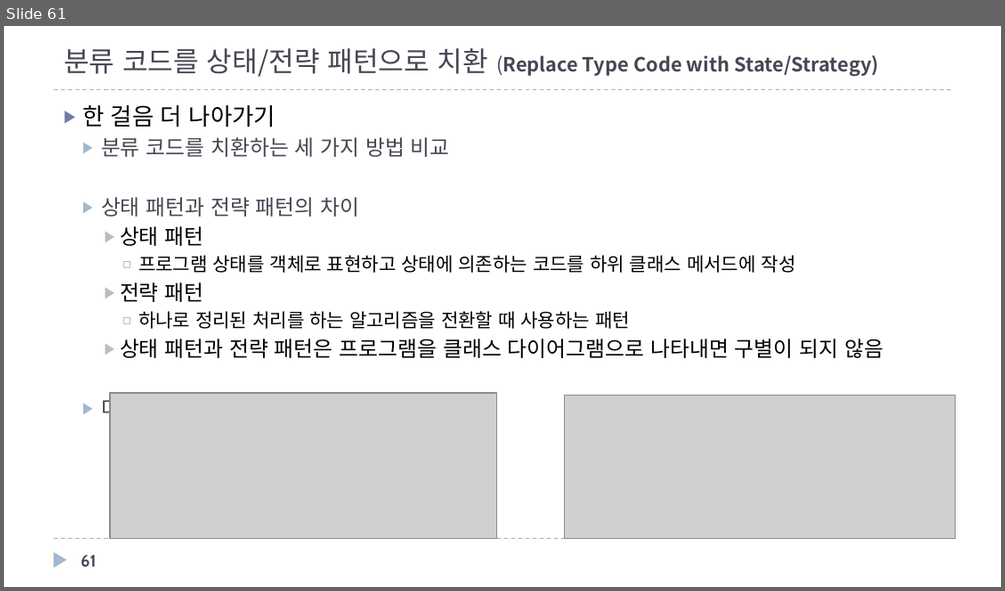
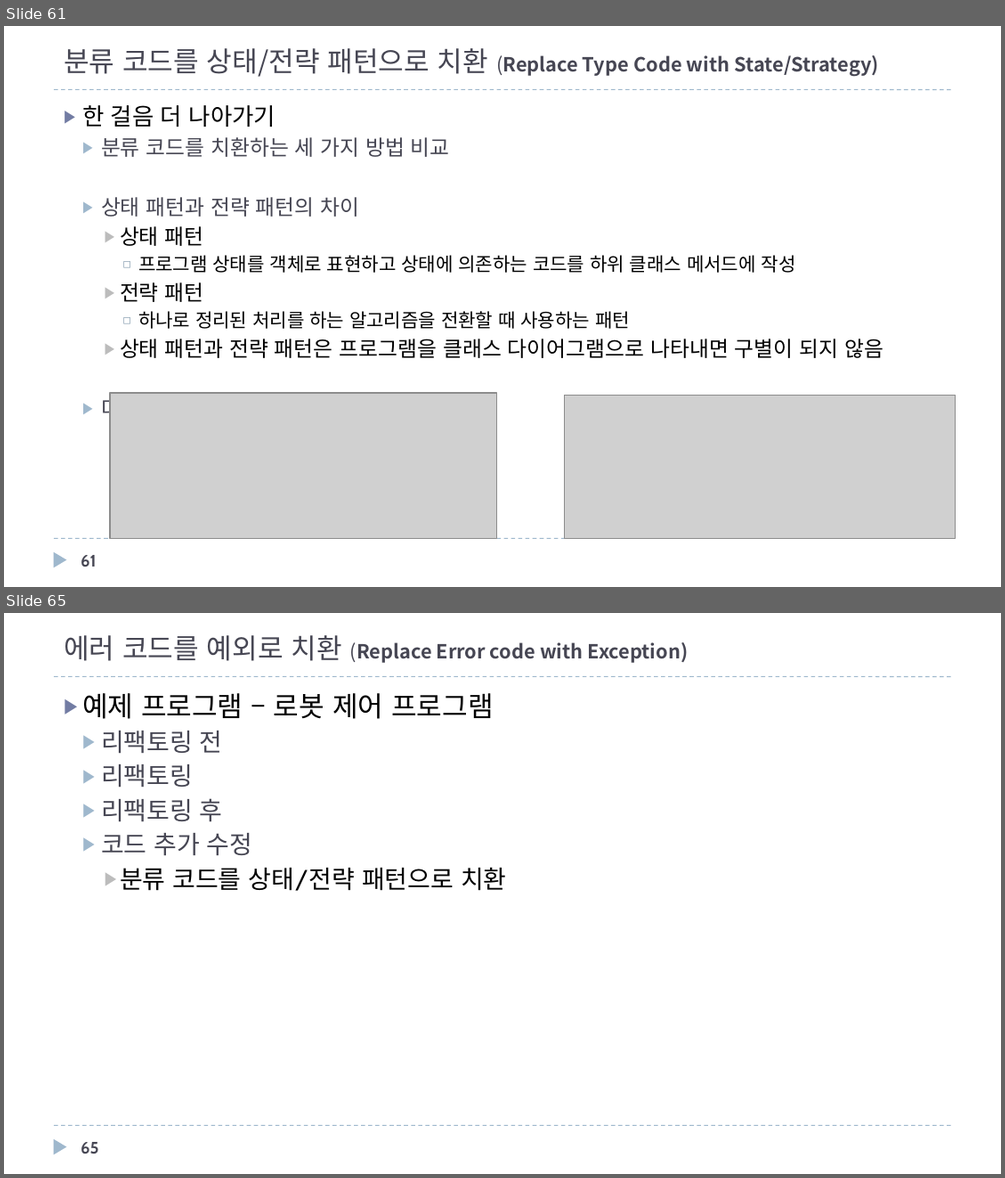
Before and after one commit to mkgungor/refactoring_java, a slide deck: ppt/자바로 배우는 리팩토링 입문.pptx. Shown one above the other, each under a label of ours: slide 61 before the commit, slides 61 and 65 after it; the slides between them are not shown. The pictures are 1005x591 and 1005x1178 pixels, drawn with LibreOffice and Linux fonts; fonts in the diff are those of the drawing; grey boxes stand for pictures. Boxes give left, top, right and bottom in pixels: in the first picture for what was removed or moved away, otherwise in the second. Text is boxed around its words. In the diff, an @@ line names an element or a change of style, - is before the commit and + after.

Commit message:
카달로그 부터

```diff
--- a/ppt/자바로 배우는 리팩토링 입문.pptx
+++ b/ppt/자바로 배우는 리팩토링 입문.pptx
@@ slide 65 added at box(4, 613, 1001, 1174), background #FFFFFF; not listed: 3 template elements that a slide beside it also shows @@
@@ title added at box(64, 635, 688, 663), 14 pt, text #464653, bold @@
+에러 코드를 예외로 치환 (Replace Error code with Exception)
@@ text added at box(82, 693, 507, 891), 18 pt, text #000000 @@
+▶ 예제 프로그램 – 로봇 제어 프로그램
+  ▶ 리팩토링 전
+  ▶ 리팩토링
+  ▶ 리팩토링 후
+  ▶ 코드 추가 수정
+    ▶ 분류 코드를 상태/전략 패턴으로 치환
@@ page number added at box(81, 1142, 98, 1153), 12 pt, text #464653, bold @@
+65
```
Also in this commit, not shown: 1 slide changed, 30 other slides added.
